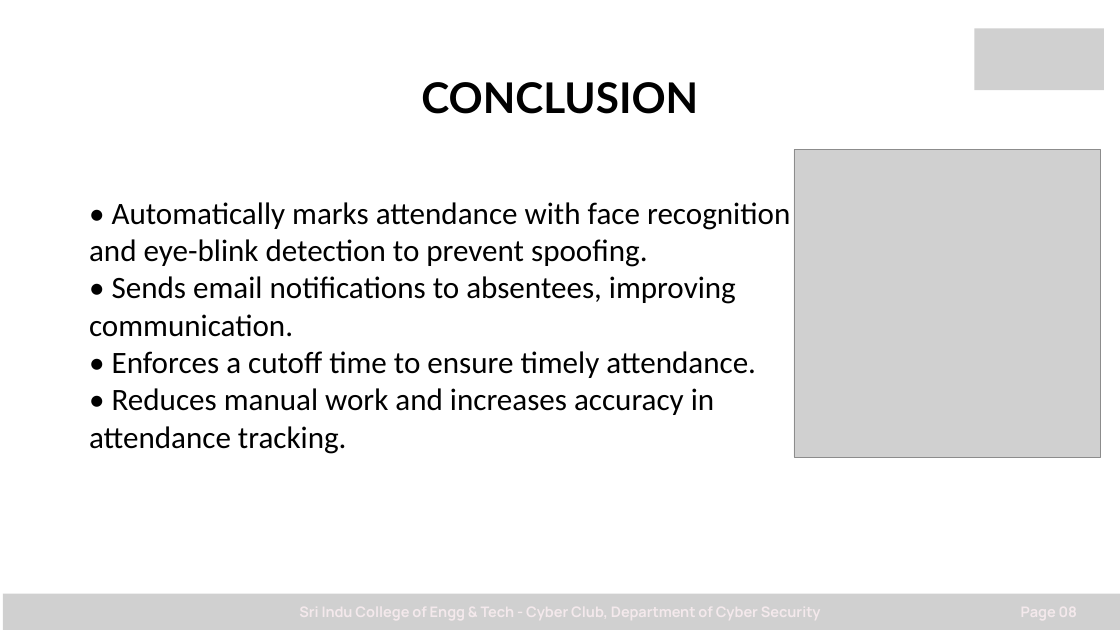
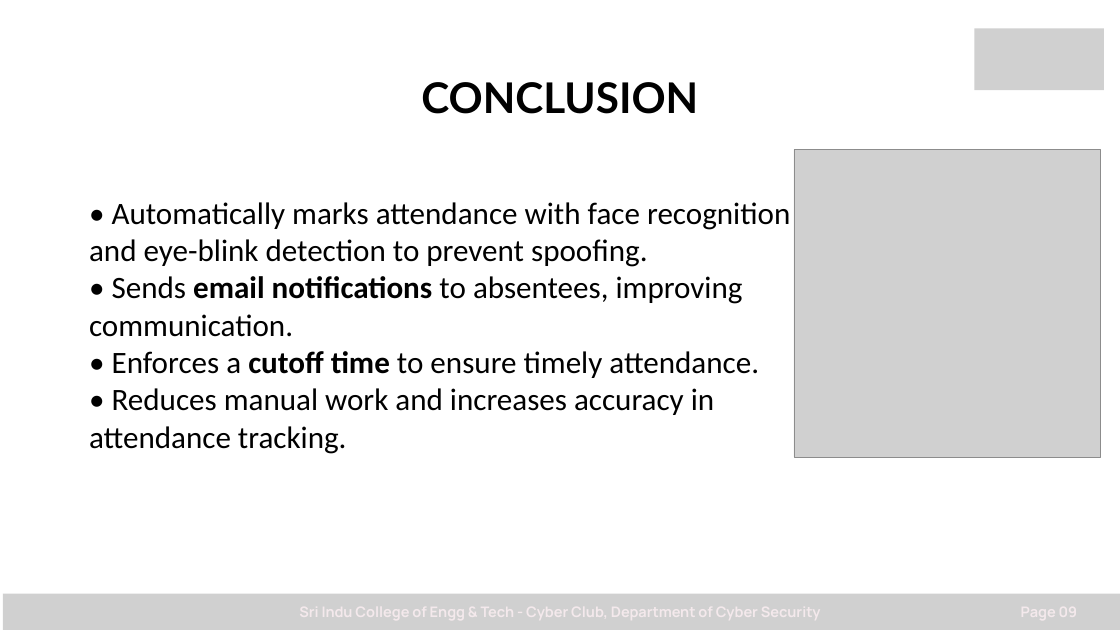
Before and after one commit to sankrut02/Attendance-project, a slide deck: slide 9 of CodeMania_2025_ByteForge.pptx (slide 8 before the commit). Drawn at 1120x630 pixels with LibreOffice and Linux fonts; fonts in the diff are those of the drawing; grey boxes stand for pictures; background and template pictures are left out. Boxes give left, top, right and bottom in pixels: in the first picture for what was removed or moved away, otherwise in the second. Text is boxed around its words. In the diff, an @@ line names an element or a change of style, - is before the commit and + after.

```diff
--- a/CodeMania_2025_ByteForge.pptx
+++ b/CodeMania_2025_ByteForge.pptx
@@ text at [89,276,759,378]: bold on in "email notifications", "cutoff time" @@
```
Also in this commit, not shown: 2 other slides changed, 1 slide added.
